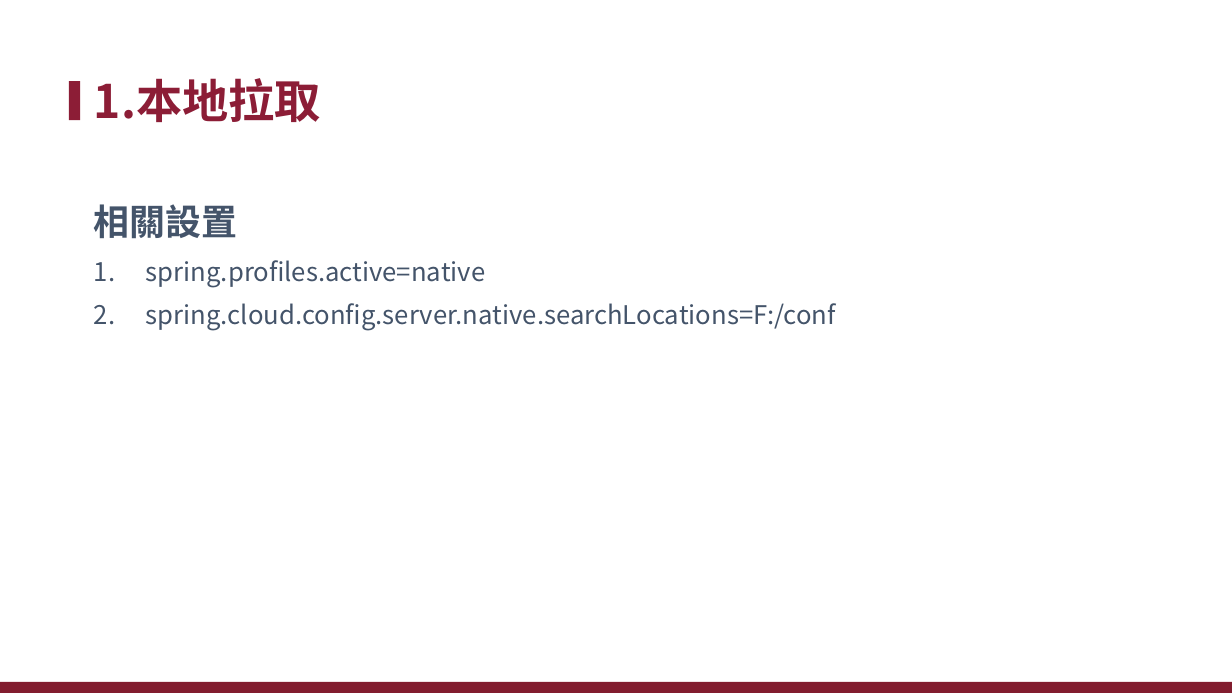
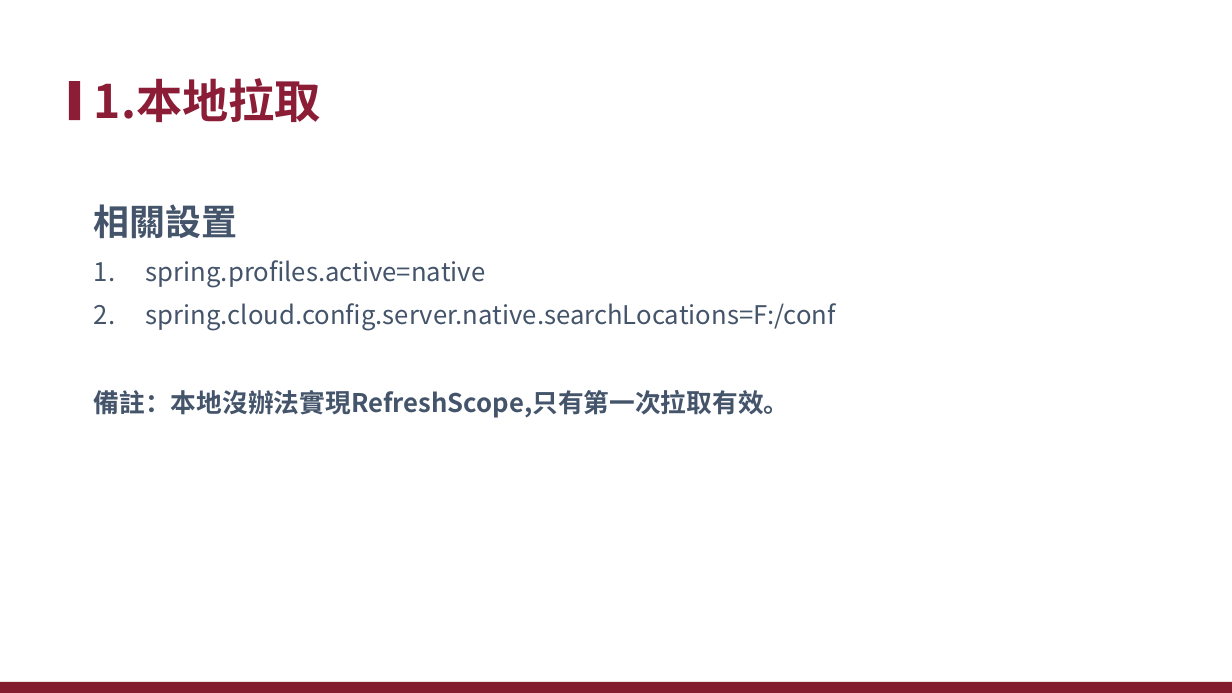
Before and after one commit to xiauchen/7__2020_3_10_PTT, a slide deck: slide 13 of Config.pptx (slide 9 before the commit). Drawn at 1232x693 pixels with LibreOffice and Linux fonts; fonts in the diff are those of the drawing; background and template pictures are left out. Boxes give left, top, right and bottom in pixels: in the first picture for what was removed or moved away, otherwise in the second. Text is boxed around its words. In the diff, an @@ line names an element or a change of style, - is before the commit and + after.

```diff
--- a/Config.pptx
+++ b/Config.pptx
@@ text at [94, 390, 790, 418]: paragraph added @@
+備註：本地沒辦法實現RefreshScope,只有第一次拉取有效。
```
Also in this commit, not shown: 10 other slides changed, 2 slides added, 1 slide removed, 3 other files.
